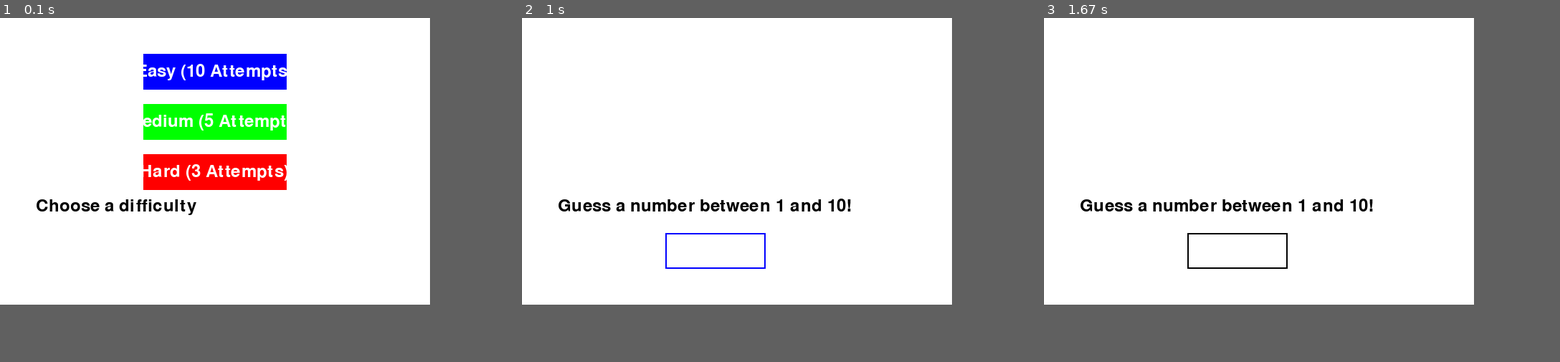
Above: before the commit, frames 1-3 (left to right).
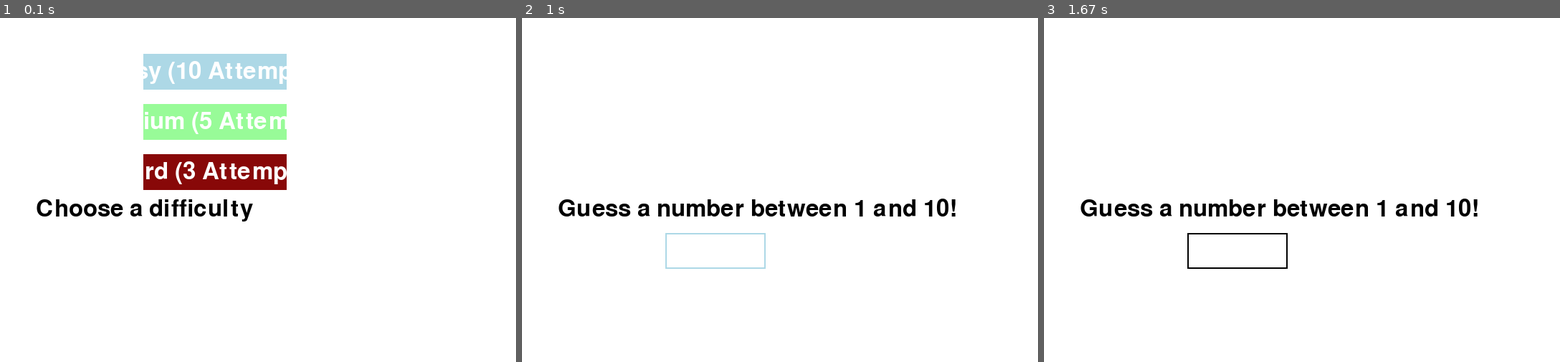
Above: after the commit, the same moments.

Repository: mitchelony/Python-Beginner-Projects
Game: pygame game, started from Number Guessing Game/number guessing game pygame test.py
Same seed, same stepped clock (60 frames per second), same inputs: the game is played once before the commit and once after it.
Inputs (mouse positions are in pixels of both pictures, inside the frame that each line leads up to):
- Up to frame 1 (0.1 s): no input
- Up to frame 2 (1 s): click "Medium (5 Attempts)" at 0.38 s; click (718, 251) at 0.72 s
- Up to frame 3 (1.67 s): click (1142, 138) at 1.05 s
The window is 600x400 before the commit and 720x480 after it. Grey fills any space a smaller window leaves; there, only what the larger window draws over its background counts as a difference.

The runs differ from the first frame. In frame 1, 9.3% of the frame differs, in the area x 7-56%, y 10-60%; in frame 2, 2.1%; in frame 3, 1.9%.

Commit message:
chore: Update window size and font in Number Guessing Game

Diff:
--- a/Number Guessing Game/number guessing game pygame test.py
+++ b/Number Guessing Game/number guessing game pygame test.py
@@ -5,18 +5,18 @@
 pygame.init()
 
 # Set up window
-screen = pygame.display.set_mode((600, 400))
-pygame.display.set_caption("Number Guessing Game")
+screen = pygame.display.set_mode((720, 480))
+pygame.display.set_caption("Number Guessing Game By Mitchel Onyebuchi")
 
 # Define colors
 WHITE = (255, 255, 255)
 BLACK = (0, 0, 0)
-RED = (255, 0, 0)
-GREEN = (0, 255, 0)
-BLUE = (0, 0, 255)
+RED = (136, 8, 8)
+GREEN = (152, 251, 152)
+BLUE = (173, 216, 230)
 
 # Font for text
-font = pygame.font.Font(None, 36)
+font = pygame.font.Font(None, 48)
 
 # Game variables
 secret_number = random.randint(1, 10)
Renamed: To-Do list.py -> Python Files/To-Do list.py
Renamed: rockpaperscissorsgame.py -> Python Files/rockpaperscissorsgame.py
Renamed: test.py -> Python Files/test.py
